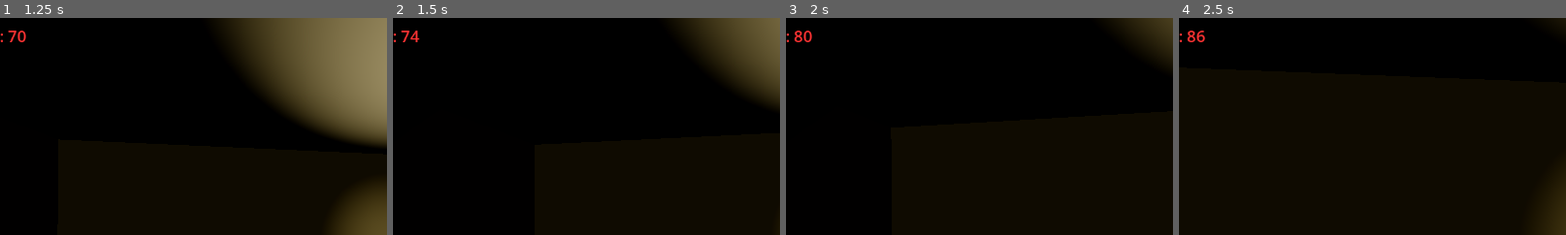
Above: before the commit, frames 1-4 (left to right).
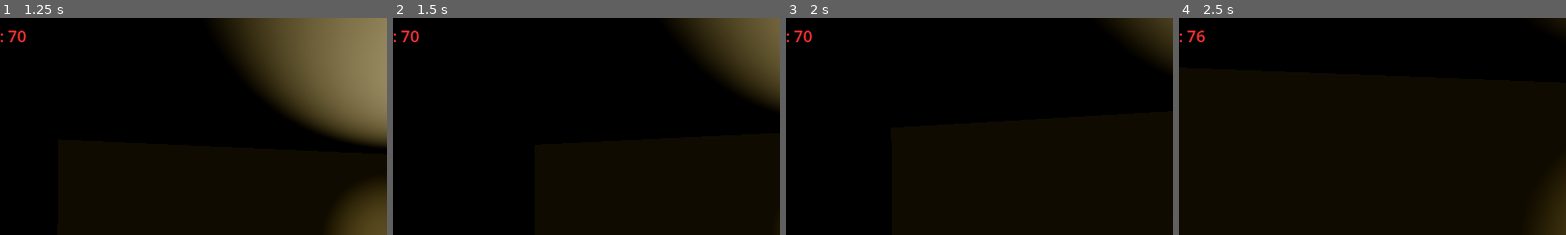
Above: after the commit, the same moments.

Repository: BradyKearley/2026UOttawaHack
Game: Godot game, scene res://Tscn's/map.tscn
The game is run twice, just before and just after one commit, with the same random seed, the same clock (stepped at 60 frames per second) and the same inputs.
Inputs (mouse positions are % of the whole screen's width and height, from its top left):
- Up to frame 1 (1.25 s): move the mouse to (55, 50) at 0.52 s; hold W (move_forward) from 0.53 s (still down); hold Shift (sprint) from 0.53 s (still down)
- Up to frame 2 (1.5 s): keep holding W (move_forward); move the mouse to (45, 50) at 1.27 s; release Shift (sprint) at 1.28 s; tap Shift (sprint) at 1.35 s
- Up to frame 3 (2 s): keep holding W (move_forward)
- Up to frame 4 (2.5 s): keep holding W (move_forward); move the mouse to (52, 48) at 2.02 s; hold Shift (sprint) from 2.03 s (still down)
The pictures show only the part of the screen within x 6-55%, y 0-50%; the shares and areas given below are measured in that part.

Frame 1 is identical in both runs. In frame 2, less than 0.1% of the frame differs, in the area x 4-8%, y 5-12%; in frame 3, less than 0.1%; in frame 4, less than 0.1%.

Commit message:
Monster works

Diff:
--- a/Tscn's/Player.gd
+++ b/Tscn's/Player.gd
@@ -36,6 +36,9 @@
 @onready var heartbeat_sound = $Camera3D/heartBeatSound/AudioStreamPlayer3D
 var heartbeat_timer: float = 0.0
 
+# Monster proximity effects
+var monster_bpm_modifier: float = 0.0  # Additional BPM from being near monster
+
 # Visual effects for high heart rate
 var vignette_intensity: float = 0.0
 const MAX_VIGNETTE = 0.3
@@ -89,6 +92,11 @@
 	# Calculate horizontal speed for view effects
 	var horizontal_velocity = Vector2(velocity.x, velocity.z).length()
 
+	# Sprinting attracts the monster with sound
+	if is_sprinting and horizontal_velocity > 0.5:
+		# Call soundMade every frame while sprinting (distance and strength can be adjusted)
+		soundMade(40.0, 0.6)  # Moderate hear distance and strength for sprinting
+
 	# Update heart rate based on player state
 	_update_heart_rate(delta, is_sprinting, horizontal_velocity)
 
@@ -131,10 +139,14 @@
 		target_bpm = SPRINT_BPM
 	elif speed > 0.5:
 		# Walking increases heart rate moderately
-		target_bpm = 80.0
+		target_bpm = 70
 	else:
 		# Standing still, return to resting rate
 		target_bpm = NORMAL_BPM
+
+	# Add monster proximity modifier to target BPM
+	target_bpm += monster_bpm_modifier
+	target_bpm = clamp(target_bpm, NORMAL_BPM, MAX_BPM)
 
 	# Smoothly transition to target BPM
 	if heart_bpm < target_bpm:
@@ -169,7 +181,7 @@
 
 		# Much louder at high BPM: starts at 0 dB, goes up to +40 dB at max
 		var volume_boost = remap(heart_bpm, NORMAL_BPM, MAX_BPM, 0.0, 40.0)
-		heartbeat_sound.volume_db = 0.0 + volume_boost
+		heartbeat_sound.volume_db = 0 + volume_boost
 
 		# Start playing if not already
 		if not heartbeat_sound.playing:
@@ -180,3 +192,17 @@
 	# Instantly spike heart rate based on intensity (0.0 to 1.0)
 	var bpm_increase = intensity * 60.0  # Up to 60 BPM increase
 	heart_bpm = min(heart_bpm + bpm_increase, MAX_BPM)
+
+# Public method to set sustained BPM increase from monster proximity
+func set_monster_bpm_modifier(bpm_increase: float):
+	monster_bpm_modifier = bpm_increase
+
+# Public method to emit sounds that the monster can hear
+func soundMade(HearDistance: float, Strength: float):
+	# Find all monsters in the scene and notify them of the sound
+	var monsters = get_tree().get_nodes_in_group("monster")
+	for monster in monsters:
+		var distance = global_position.distance_to(monster.global_position)
+		if distance <= HearDistance:
+			# Call the monster's hear_sound function with player position and strength
+			monster.hear_sound(global_position, Strength, distance)
--- a/Tscn's/Player.tscn
+++ b/Tscn's/Player.tscn
@@ -7,18 +7,26 @@
 radius = 0.4
 height = 1.8
 
+[sub_resource type="SphereShape3D" id="SphereShape3D_detection"]
+
 [sub_resource type="LabelSettings" id="LabelSettings_bpm"]
 font_size = 24
 font_color = Color(1, 0.2, 0.2, 1)
 outline_size = 4
 outline_color = Color(0, 0, 0, 1)
 
-[node name="Player" type="CharacterBody3D"]
+[node name="Player" type="CharacterBody3D" groups=["player"]]
 script = ExtResource("1_v5k2m")
 
 [node name="CollisionShape3D" type="CollisionShape3D" parent="."]
 transform = Transform3D(1, 0, 0, 0, 1, 0, 0, 0, 1, 0, 0.9, 0)
 shape = SubResource("CapsuleShape3D_7yc8k")
+
+[node name="DetectionArea" type="Area3D" parent="."]
+
+[node name="CollisionShape3D" type="CollisionShape3D" parent="DetectionArea"]
+transform = Transform3D(1, 0, 0, 0, 1, 0, 0, 0, 1, 0, 0.9, 0)
+shape = SubResource("SphereShape3D_detection")
 
 [node name="Camera3D" type="Camera3D" parent="."]
 transform = Transform3D(1, 0, 0, 0, 1, 0, 0, 0, 1, 0, 1.6, 0)
--- a/Tscn's/map.tscn
+++ b/Tscn's/map.tscn
@@ -1,8 +1,9 @@
-[gd_scene load_steps=7 format=3 uid="uid://bd27ntmnbikpa"]
+[gd_scene load_steps=8 format=3 uid="uid://bd27ntmnbikpa"]
 
 [ext_resource type="Material" uid="uid://ddgqk5ag3vvda" path="res://Materials/Ground.tres" id="1_k5u8p"]
 [ext_resource type="Material" uid="uid://b0p18gxn3nfln" path="res://Materials/Wall.tres" id="2_x8ts6"]
-[ext_resource type="PackedScene" path="res://Tscn's/Player.tscn" id="3_player"]
+[ext_resource type="PackedScene" uid="uid://bxj8y6qvnhm4w" path="res://Tscn's/Player.tscn" id="3_player"]
+[ext_resource type="PackedScene" uid="uid://4irkirx8txps" path="res://Tscn's/monster.tscn" id="4_d3e62"]
 
 [sub_resource type="ProceduralSkyMaterial" id="ProceduralSkyMaterial_owsnt"]
 sky_top_color = Color(0.297738, 0.000589698, 0.7863699, 1)
@@ -79,3 +80,6 @@
 transform = Transform3D(0.9883855, 0, 0.15196817, -0.05670933, 0.92776465, 0.36883172, -0.1409907, -0.37316594, 0.91698915, 0, 2.677803, 1.0734181)
 light_energy = 0.01
 sky_mode = 1
+
+[node name="Monster" parent="." instance=ExtResource("4_d3e62")]
+transform = Transform3D(10, 0, 0, 0, 10, 0, 0, 0, 10, 0, 1.8434372, 37.753178)
--- a/Tscn's/monster.tscn
+++ b/Tscn's/monster.tscn
@@ -1,12 +1,23 @@
-[gd_scene load_steps=3 format=3 uid="uid://4irkirx8txps"]
+[gd_scene load_steps=7 format=3 uid="uid://4irkirx8txps"]
 
 [ext_resource type="Script" uid="uid://dqt2geqrsdya5" path="res://monster.gd" id="1_baiyt"]
+[ext_resource type="Material" uid="uid://b0p18gxn3nfln" path="res://Materials/Wall.tres" id="2_vaa0s"]
 
 [sub_resource type="CylinderShape3D" id="CylinderShape3D_vaa0s"]
 height = 0.78793335
-radius = 2.7797852
+radius = 0.37060547
 
-[node name="Monster" type="Node3D"]
+[sub_resource type="CylinderShape3D" id="CylinderShape3D_6uyv7"]
+height = 1.6337891
+radius = 0.91015625
+
+[sub_resource type="CylinderShape3D" id="CylinderShape3D_8yn5v"]
+radius = 1.7768555
+
+[sub_resource type="CylinderShape3D" id="CylinderShape3D_dln71"]
+radius = 2.7226563
+
+[node name="Monster" type="Node3D" groups=["monster"]]
 transform = Transform3D(10, 0, 0, 0, 10, 0, 0, 0, 10, 0, 0, 0)
 script = ExtResource("1_baiyt")
 
@@ -20,19 +31,24 @@
 transform = Transform3D(1, 0, 0, 0, 1, 0, 0, 0, 1, 0, 0.4123993, 0)
 
 [node name="SmallArea2" type="CollisionShape3D" parent="SmallArea2"]
-shape = SubResource("CylinderShape3D_vaa0s")
+transform = Transform3D(1, 0, 0, 0, 1, 0, 0, 0, 1, 0, 0.18310547, 0)
+shape = SubResource("CylinderShape3D_6uyv7")
 
 [node name="BigArea" type="Area3D" parent="."]
 
 [node name="BigArea" type="CollisionShape3D" parent="BigArea"]
 transform = Transform3D(1, 0, 0, 0, 1, 0, 0, 0, 1, 0, 0.4123993, 0)
-shape = SubResource("CylinderShape3D_vaa0s")
+shape = SubResource("CylinderShape3D_8yn5v")
 
 [node name="BigArea2" type="Area3D" parent="."]
 
 [node name="BigArea2" type="CollisionShape3D" parent="BigArea2"]
 transform = Transform3D(1, 0, 0, 0, 1, 0, 0, 0, 1, 0, 0.4123993, 0)
-shape = SubResource("CylinderShape3D_vaa0s")
+shape = SubResource("CylinderShape3D_dln71")
+
+[node name="Wall2" type="CSGBox3D" parent="."]
+size = Vector3(0.16964722, 0.050222486, 0.090099335)
+material = ExtResource("2_vaa0s")
 
 [connection signal="area_entered" from="SmallArea" to="." method="_on_small_area_area_entered"]
 [connection signal="area_exited" from="SmallArea" to="." method="_on_small_area_area_exited"]
--- a/monster.gd
+++ b/monster.gd
@@ -1,32 +1,97 @@
 extends Node3D
 
+# Reference to the player node
+var player = null
+
+# Movement toward sound source
+var target_position: Vector3 = Vector3.ZERO
+var is_investigating: bool = false
+const MOVE_SPEED = 2.0  # Base movement speed
+var move_strength: float = 0.0
+
 func _on_small_area_area_entered(area: Area3D) -> void:
-	pass # Replace with function body.
+	# Check if the area belongs to the player
+	if area.get_parent().is_in_group("player"):
+		player = area.get_parent()
+		# High sustained BPM increase for small (close) area
+		player.set_monster_bpm_modifier(100.0)
 
 
 func _on_small_area_area_exited(area: Area3D) -> void:
-	pass # Replace with function body.
+	# Player left the small area - remove BPM modifier
+	if area.get_parent().is_in_group("player"):
+		var player_ref = area.get_parent()
+		if player_ref:
+			player_ref.set_monster_bpm_modifier(50.0)
+		player = null
 
 
 func _on_small_area_2_area_entered(area: Area3D) -> void:
-	pass # Replace with function body.
+	if area.get_parent().is_in_group("player"):
+		player = area.get_parent()
+		# High sustained BPM increase for small (close) area
+		player.set_monster_bpm_modifier(50.0)
 
 
 func _on_small_area_2_area_exited(area: Area3D) -> void:
-	pass # Replace with function body.
+	if area.get_parent().is_in_group("player"):
+		var player_ref = area.get_parent()
+		if player_ref:
+			player_ref.set_monster_bpm_modifier(30.0)
+		player = null
 
 
 func _on_big_area_area_entered(area: Area3D) -> void:
-	pass # Replace with function body.
+	if area.get_parent().is_in_group("player"):
+		player = area.get_parent()
+		# Moderate sustained BPM increase for big (distant) area
+		player.set_monster_bpm_modifier(30.0)
 
 
 func _on_big_area_area_exited(area: Area3D) -> void:
-	pass # Replace with function body.
+	if area.get_parent().is_in_group("player"):
+		var player_ref = area.get_parent()
+		if player_ref:
+			player_ref.set_monster_bpm_modifier(10.0)
+		player = null
 
 
 func _on_big_area_2_area_entered(area: Area3D) -> void:
-	pass # Replace with function body.
+	if area.get_parent().is_in_group("player"):
+		player = area.get_parent()
+		# Moderate sustained BPM increase for big (distant) area
+		player.set_monster_bpm_modifier(10.0)
 
 
 func _on_big_area_2_area_exited(area: Area3D) -> void:
-	pass # Replace with function body.
+	if area.get_parent().is_in_group("player"):
+		var player_ref = area.get_parent()
+		if player_ref:
+			player_ref.set_monster_bpm_modifier(0.0)
+		player = null
+
+# Called by player when a sound is made
+func hear_sound(sound_position: Vector3, strength: float, distance: float):
+	# Set target position to move toward
+	target_position = sound_position
+	is_investigating = true
+	move_strength = strength
+
+	# Strength affects how aggressively the monster moves
+	# Distance affects the urgency (closer sounds = more urgent)
+	var urgency = strength * (1.0 - (distance / 100.0))  # Normalize distance
+	move_strength = clamp(urgency, 0.1, 1.0)
+
+func _process(delta):
+	if is_investigating:
+		# Move toward the target position
+		var direction = (target_position - global_position).normalized()
+
+		# Move speed is affected by sound strength
+		var effective_speed = MOVE_SPEED * move_strength
+		global_position += direction * effective_speed * delta
+
+		# Stop investigating when close enough to the target
+		if global_position.distance_to(target_position) < 1.0:
+			is_investigating = false
+			move_strength = 0.0
Not shown: 1 places in Tscn's/Player.tscn that only renumber resources
